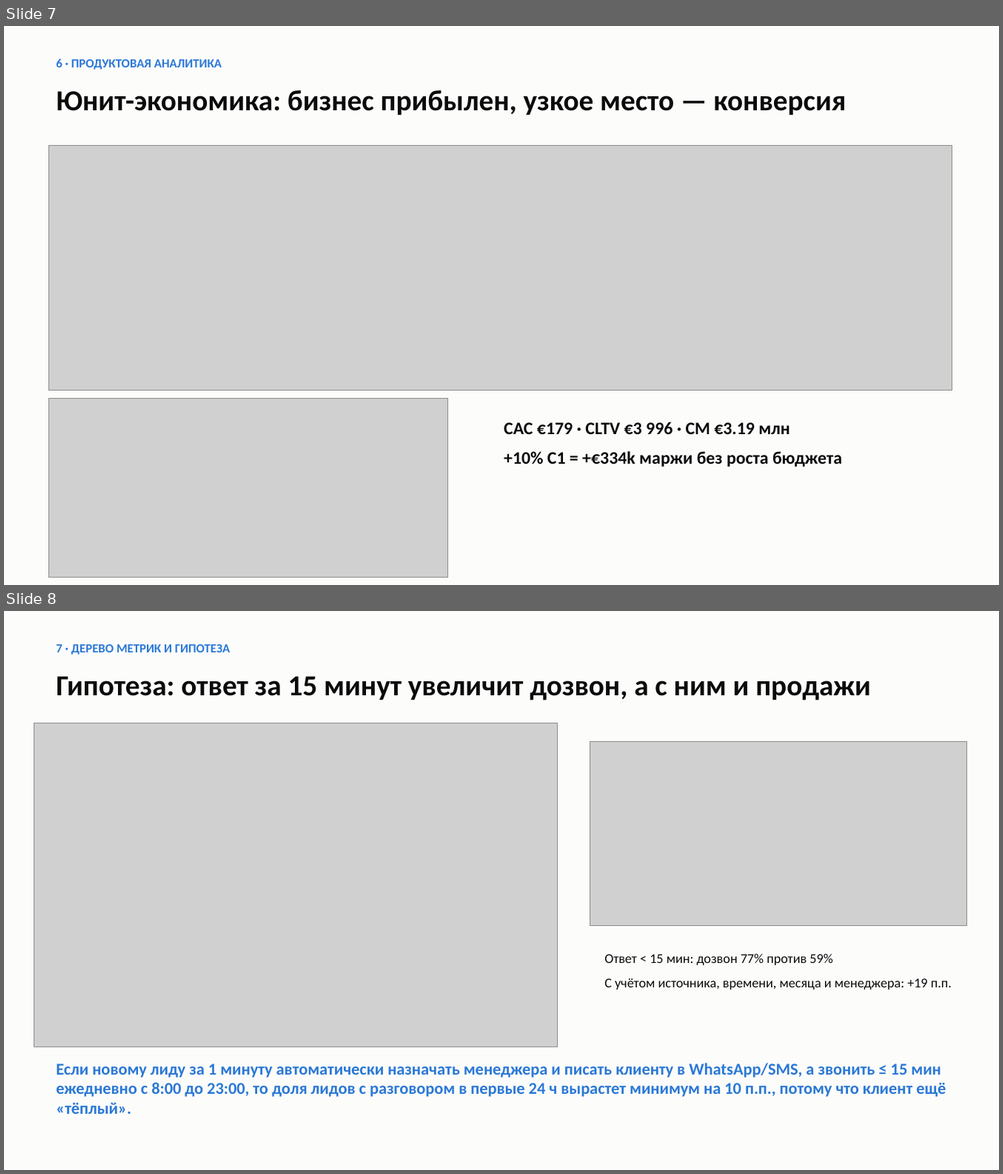
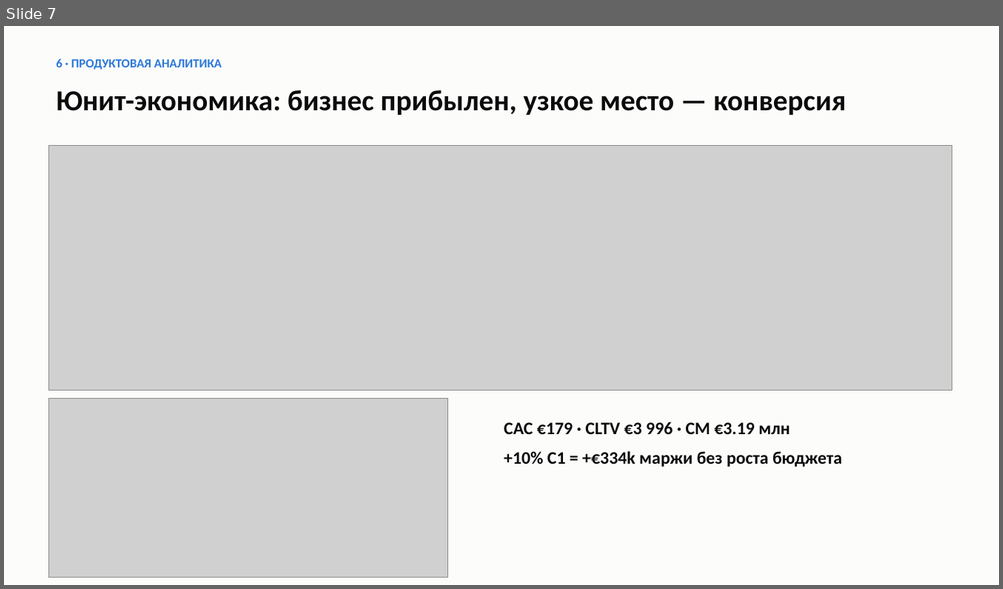
Before and after one commit to yerkovskayuliia-pixel/data-analytics-portfolio, a slide deck: python-crm-analysis/reports/presentation.pptx. Shown one above the other, each under a label of ours: slides 7 and 8 before the commit, slide 7 after it. The pictures are 1003x1174 and 1003x589 pixels, drawn with LibreOffice and Linux fonts; fonts in the diff are those of the drawing; grey boxes stand for pictures. Boxes give left, top, right and bottom in pixels: in the first picture for what was removed or moved away, otherwise in the second. Text is boxed around its words. In the diff, an @@ line names an element or a change of style, - is before the commit and + after.

```diff
--- a/python-crm-analysis/reports/presentation.pptx
+++ b/python-crm-analysis/reports/presentation.pptx
@@ slide 8 removed at <box>4,611,999,1170</box>, background #FCFCFB @@
@@ text removed at <box>56,644,230,655</box> @@
-7 · ДЕРЕВО МЕТРИК И ГИПОТЕЗА
@@ text removed at <box>56,676,871,701</box> @@
-Гипотеза: ответ за 15 минут увеличит дозвон, а с ним и продажи
@@ picture removed at <box>34,723,557,1048</box> @@
@@ picture removed at <box>589,741,967,925</box> @@
@@ text removed at <box>604,954,951,990</box> @@
-Ответ < 15 мин: дозвон 77% против 59%
-С учётом источника, времени, месяца и менеджера: +19 п.п.
@@ text removed at <box>56,1063,945,1114</box> @@
-Если новому лиду за 1 минуту автоматически назначать менеджера и писать клиенту в WhatsApp/SMS, а звонить ≤ 15 мин ежедневно с 8:00 до 23:00, то доля лидов с разговором в первые 24 ч вырастет минимум на 10 п.п., потому что клиент ещё «тёплый».
```
Also in this commit, not shown: 3 slides changed, 2 slides added, 26 other files.
